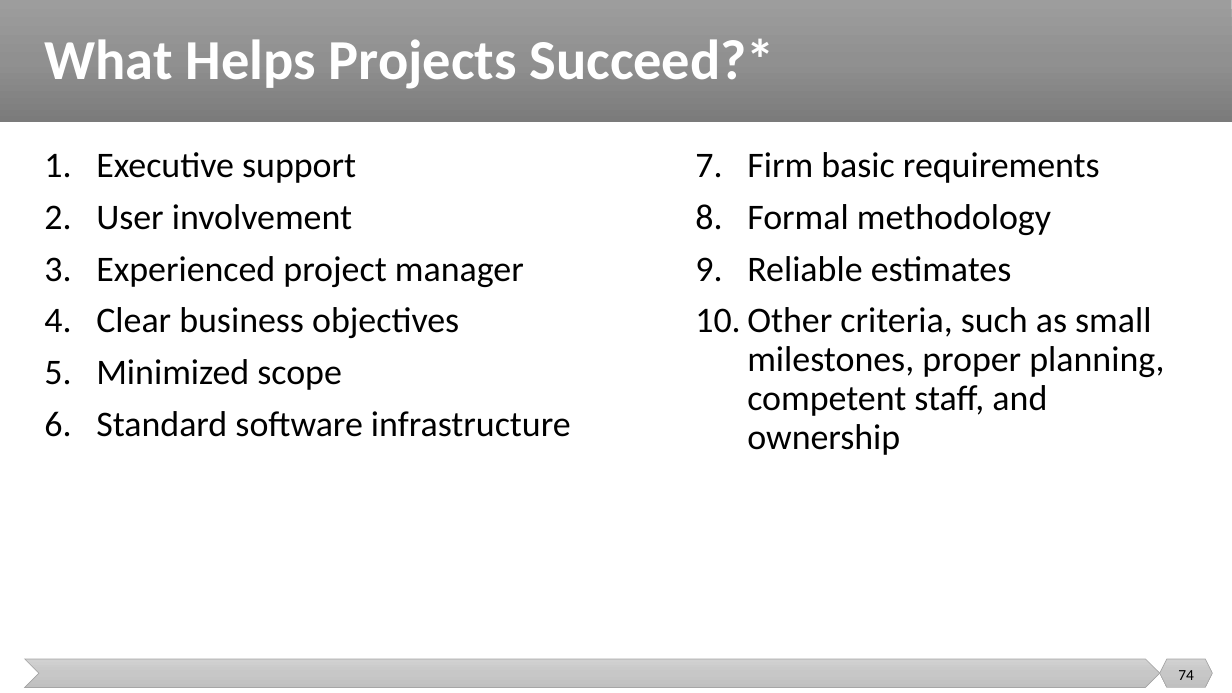
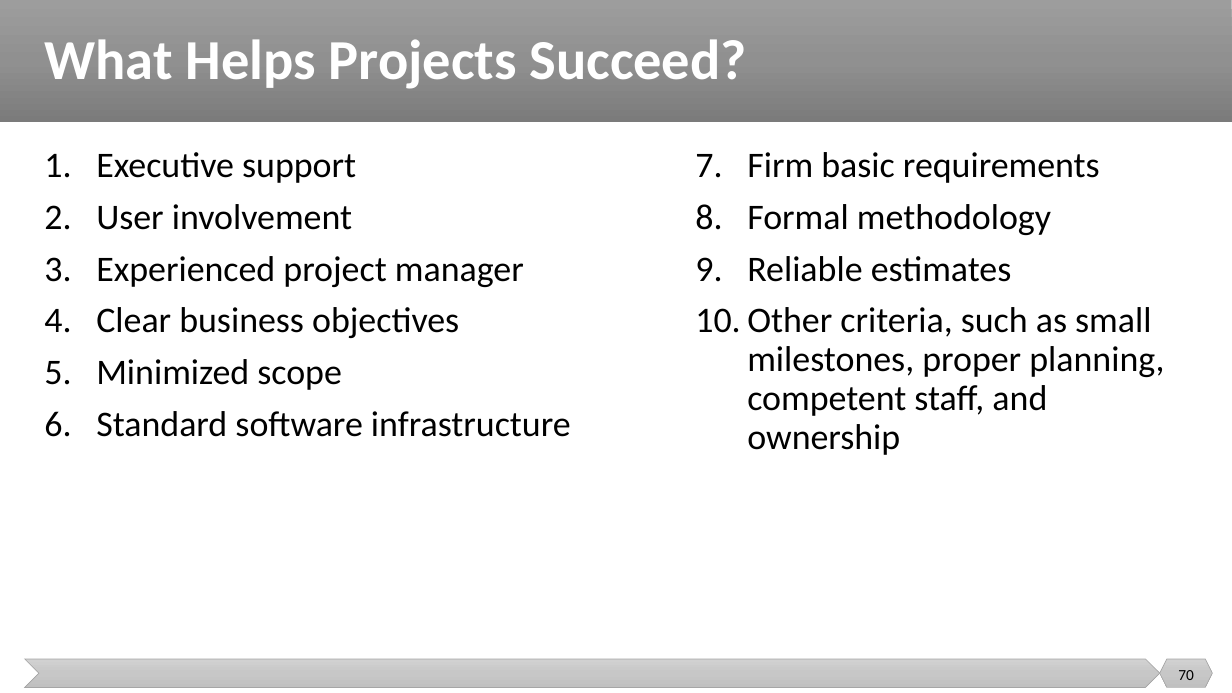
Before and after one commit to malenezi/malenezi, a slide deck: slide 70 of SE423/Lectures/1-Introduction/Introduction.pptx (slide 74 before the commit). Drawn at 1232x693 pixels with LibreOffice and Linux fonts; fonts in the diff are those of the drawing. Boxes give left, top, right and bottom in pixels: in the first picture for what was removed or moved away, otherwise in the second. Text is boxed around its words. In the diff, an @@ line names an element or a change of style, - is before the commit and + after.

```diff
--- a/SE423/Lectures/1-Introduction/Introduction.pptx
+++ b/SE423/Lectures/1-Introduction/Introduction.pptx
@@ title at (44,39,746,89): text changed @@
-What Helps Projects Succeed?*
+What Helps Projects Succeed?
@@ page number at (1178,670,1194,680): text changed @@
-74
+70
```
Also in this commit, not shown: 7 other slides changed, 3 slides added, 5 slides removed.
